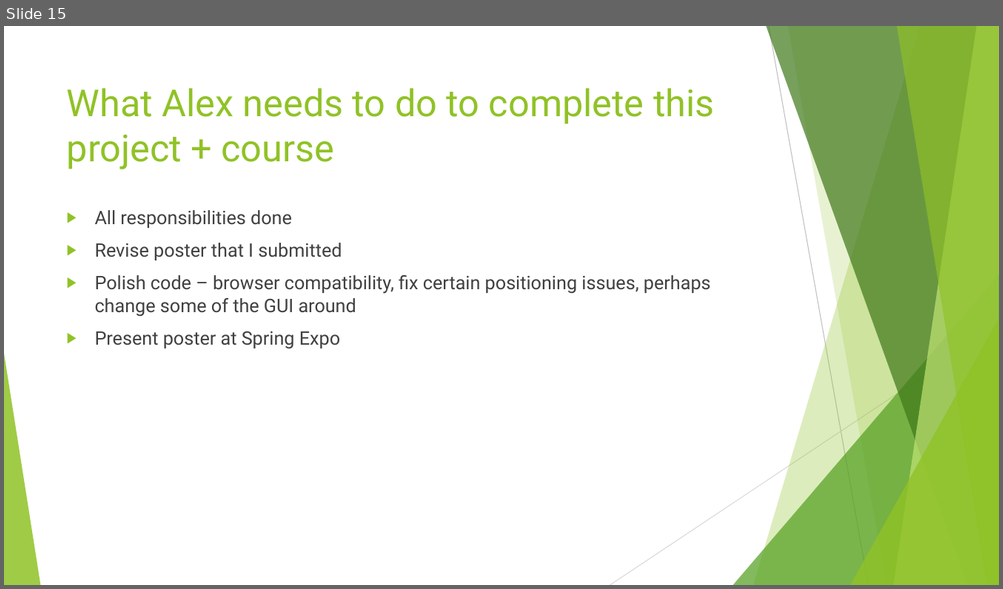
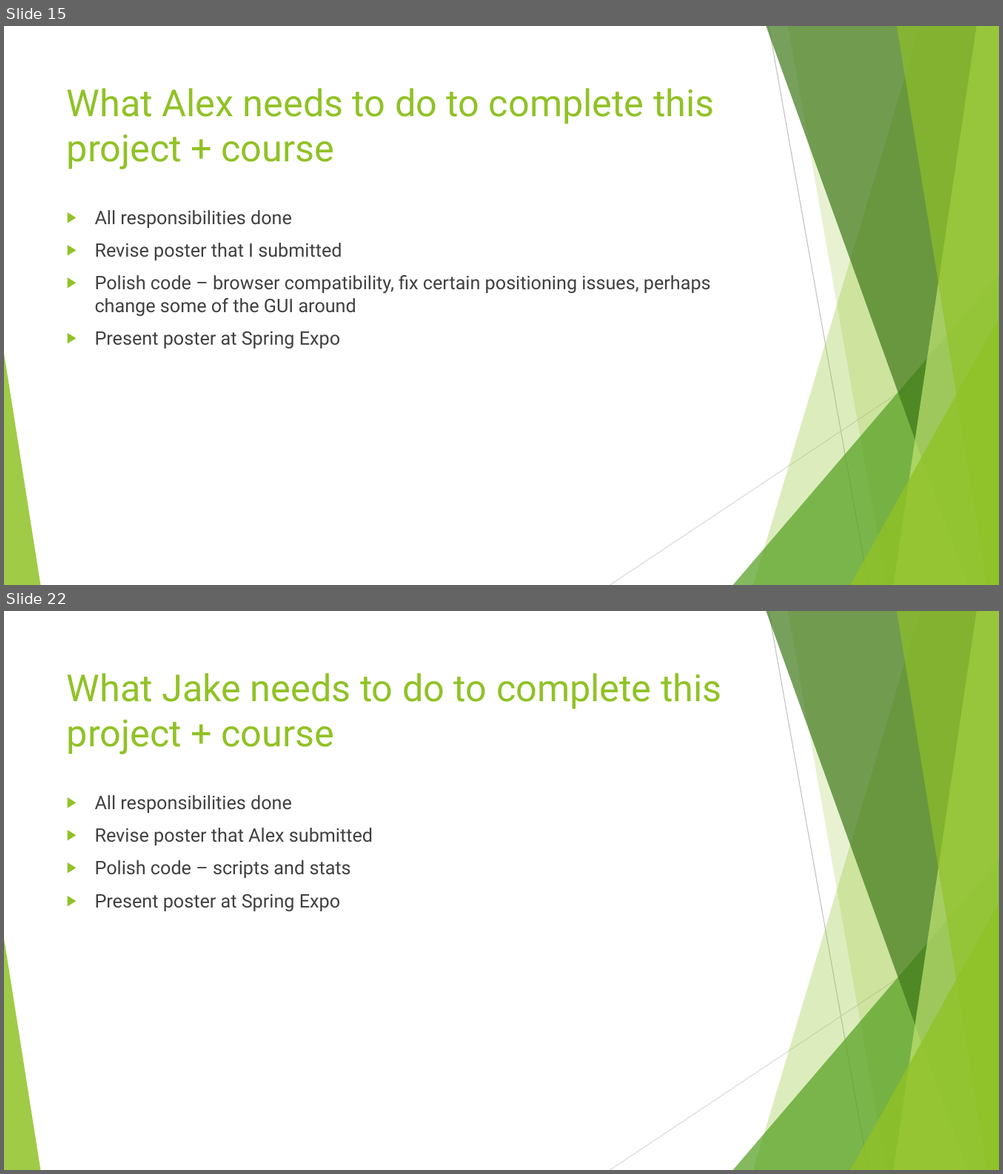
Before and after one commit to AlexDCraig/senior-capstone-project, a slide deck: FinalWinterTermProgressReport/FinalWinterTermDemo.pptx. Shown one above the other, each under a label of ours: slide 15 before the commit, slides 15 and 22 after it; the slides between them are not shown. The pictures are 1003x589 and 1003x1174 pixels, drawn with LibreOffice and Linux fonts; fonts in the diff are those of the drawing. Boxes give left, top, right and bottom in pixels: in the first picture for what was removed or moved away, otherwise in the second. Text is boxed around its words. In the diff, an @@ line names an element or a change of style, - is before the commit and + after.

Commit message:
Jake Slides added

```diff
--- a/FinalWinterTermProgressReport/FinalWinterTermDemo.pptx
+++ b/FinalWinterTermProgressReport/FinalWinterTermDemo.pptx
@@ slide 22 added at box(4, 611, 999, 1170), background #FFFFFF; not listed: 10 template elements that a slide beside it also shows @@
@@ title added at box(67, 673, 721, 755), 36 pt, text #90C226 @@
+What Jake needs to do to complete this project + course
@@ text added at box(95, 795, 373, 912), 18 pt, text #404040 @@
+▶ All responsibilities done
+▶ Revise poster that Alex submitted
+▶ Polish code – scripts and stats
+▶ Present poster at Spring Expo
```
Also in this commit, not shown: 3 slides changed, 3 other slides added.
